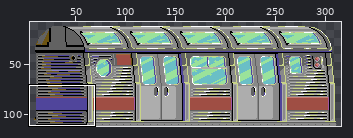
Pixel-art file -- src/assets/aseprite/Subway.aseprite. The picture above shows the old version from afar; the outline marks the close-up.
Close-up. The starting point:
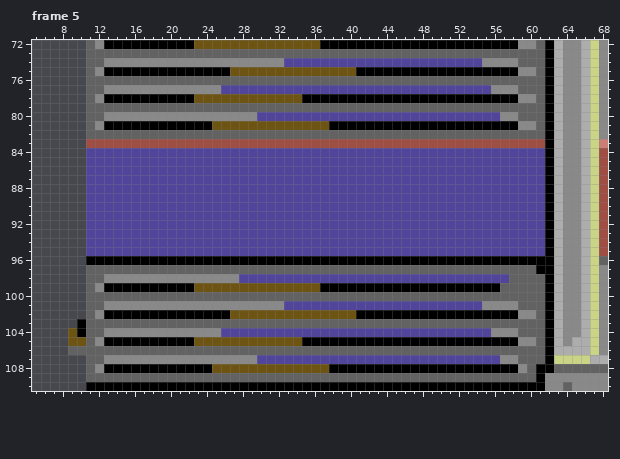
320x112 pixels, 5 frames. Shown: frame 5: x 5..68, y 72..110. The wide view leaves out empty margins. The commit also changed other frames or places, which this record leaves out.
After:
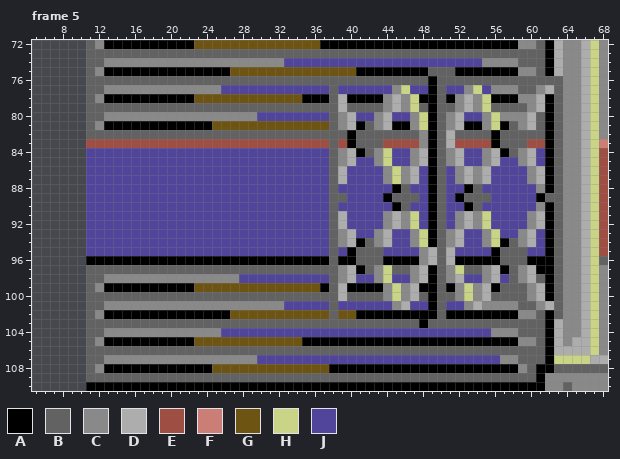
Palette (. is transparent): A #000000  B #626262  C #898989  D #adadad  E #9f4e44  F #cb7e75  G #6d5412  H #c9d487  J #50459b
From old to new:
layer "Front" now hidden
Changed rows in their new state; - is an unchanged pixel.
Frame 5:
first column x 9:
 75 ----------------------------------------BBB------------
 76 ----------------------------------------A------------BB
 77 -----------------------------B------CH--AB--CH------CDB
 78 -----------------------------BD----CDCH--B-CDCH-----D-B
 79 ------------------------------D----CDCH-A--CDCH----CD-B
 80 -----------------------------BCD--CD--CHABCD--CH--CD--B
 81 -----------------------------BCD-BCD--CH-BCD--CH-B-D--B
 82 -------------------------------A-------CA-D----A------B
 83 -----------------------------B-ABBB----CABD----ABBB---B
 84 -----------------------------BCDABCH--CDABCD--CDABCD--B
 85 -----------------------------BCD--CH--CDABCD--CD--CD--B
 86 -----------------------------BD----CHCD-AB-CDCD----CD-B
 87 -----------------------------BD----CHCD-AB-CDCD----CD-B
 88 -----------------------------B------AB--AB--AB------C-B
 89 -----------------------------BB----ABBB-AB-ABBB-----ABB
 90 -----------------------------B------AB--AB--AB------C-B
 91 -----------------------------BD----CDCH-AB-CDCH----CD-B
 92 -----------------------------BD----CDCH-AB-CDCH----CD-B
 93 -----------------------------BCD--CD--CHABCD--CH--CD--B
 94 -----------------------------BCDABCD--CHABCD--CHABCD--B
 95 -----------------------------B-ABBB----CDBD----ABBB---B
 96 -----------------------------B--BBB----CDBD-----BBB---B
 97 ------------------------------CDA-CH--CDA-CH--CDA-CD--B
 98 -----------------------------BCD--CH--CDABCD--CD--CD--B
 99 -----------------------------BD----CHCD--B-CHCD----CD-B
100 ------------------------------D----CHCD-A--CHCD----CD-B
101 -----------------------------B------CD--AB--CD------CDB
102 -----------------------------B-----------B------------B
103 -.-------------------------------------A---------------
104 ..-----------------------------------------------------
105 ..-----------------------------------------------------
106 ..-----------------------------------------------------
Pixel boxes of the changes (left, top, right, bottom) in both close-ups:
changed: (329, 67, 563, 328)
erased: (68, 319, 86, 355)
